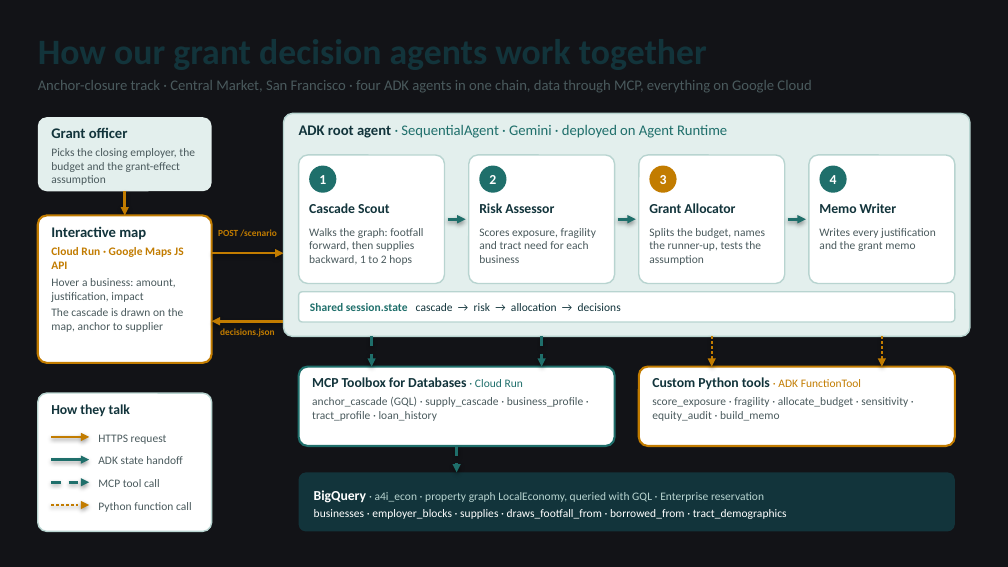
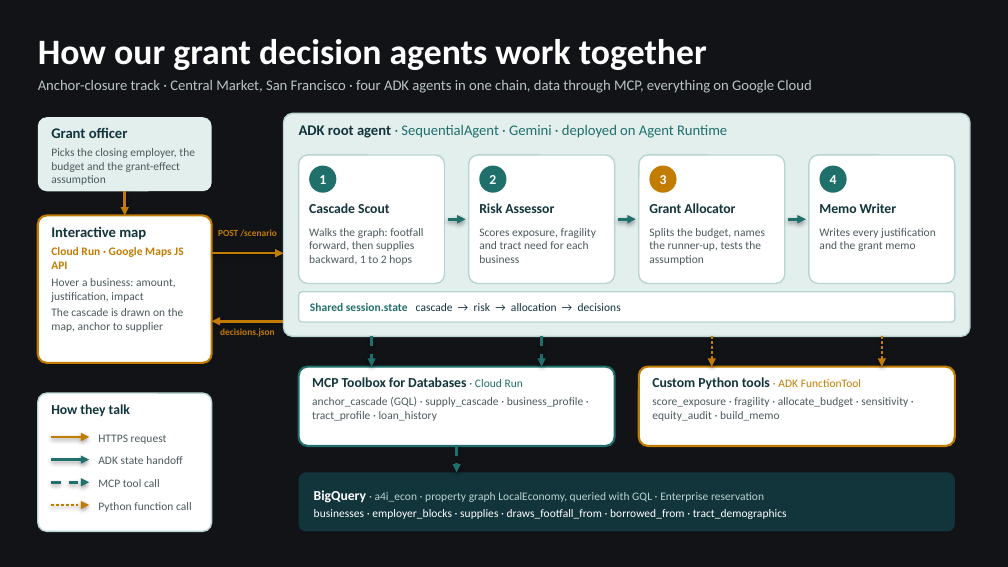
Before and after one commit to mastan30/ATL-13-MicroGrants, a slide deck: slide 6 of docs/ATL-13.pptx (slide 10 before the commit). Drawn at 1008x567 pixels with LibreOffice and Linux fonts; fonts in the diff are those of the drawing. Boxes give left, top, right and bottom in pixels: in the first picture for what was removed or moved away, otherwise in the second. Text is boxed around its words. In the diff, an @@ line names an element or a change of style, - is before the commit and + after.

```diff
--- a/docs/ATL-13.pptx
+++ b/docs/ATL-13.pptx
@@ text added at (38,39,707,70), 25.5 pt, text #FFFFFF, bold @@
+How our grant decision agents work together
@@ text "Anchor-closure track · Central Market, ..." at (38,80,811,93): text colour #4A5A5D to #B8C4C6 @@
```
Also in this commit, not shown: 2 other slides changed, 1 slide added, 5 slides removed, 1 other file.
